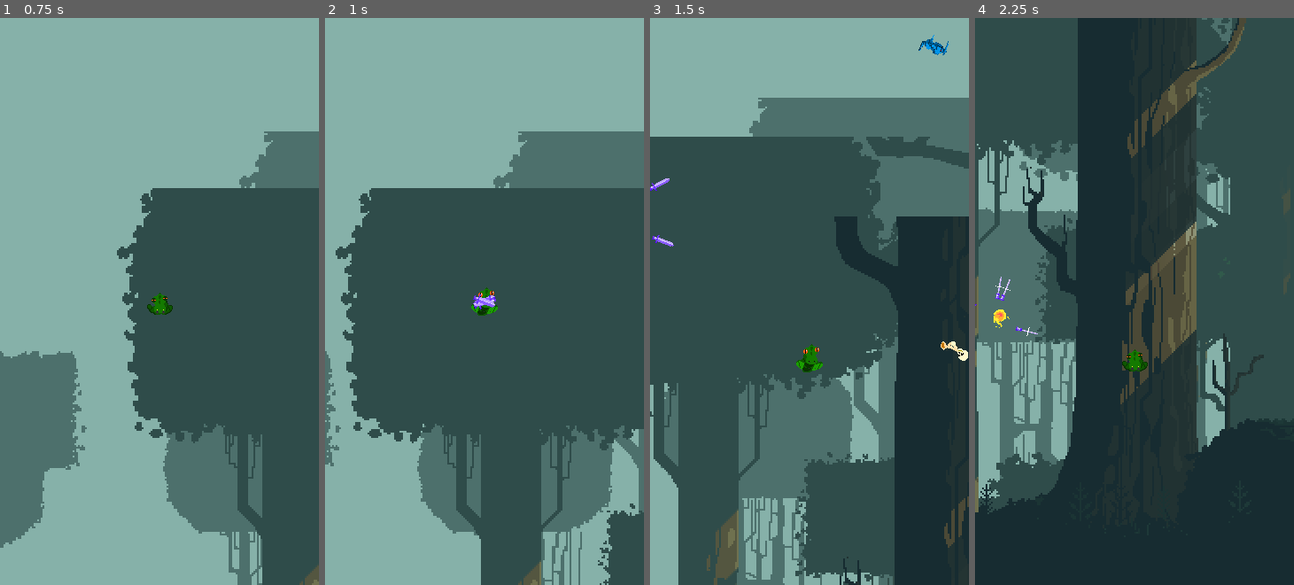
Above: before the commit, frames 1-4 (left to right).
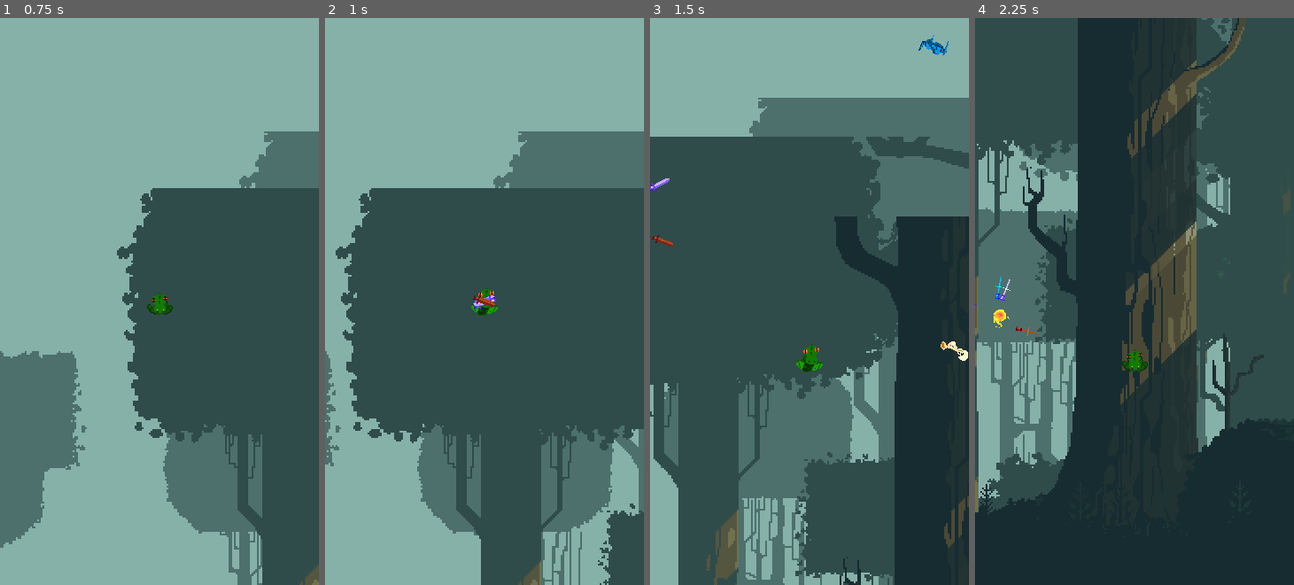
Above: after the commit, the same moments.

Repository: JoonaKhr/DragonSurvival
Game: Godot game, scene res://Scenes/Main.tscn
Same seed, same stepped clock (60 frames per second), same inputs: the game is played once before the commit and once after it.
Inputs (mouse positions are in pixels of both pictures, inside the frame that each line leads up to):
- Up to frame 1 (0.75 s): tap Enter at 0.5 s; move the mouse to (229, 273) at 0.52 s; hold Right (ui_right) from 0.53 s (still down)
- Up to frame 2 (1 s): keep holding Right (ui_right)
- Up to frame 3 (1.5 s): move the mouse to (745, 329) at 1.27 s; release Right (ui_right) at 1.28 s; hold Down (ui_down) from 1.28 s (still down)
- Up to frame 4 (2.25 s): move the mouse to (1166, 176) at 2.02 s; release Down (ui_down) at 2.03 s; hold Right (ui_right) from 2.03 s (still down)

Frame 1 is identical in both runs. In frame 2, less than 0.1% of the frame differs, in the area x 46-54%, y 48-52%; in frame 3, less than 0.1%; in frame 4, less than 0.1%.

Commit message:
There are now elements with double/halve the damage

Diff:
--- a/Scenes/DootEnemy.tscn
+++ b/Scenes/DootEnemy.tscn
@@ -55,6 +55,8 @@
 speed = 15
 currExp = 5
 level = 1
+elementResistance = 1
+elementWeakness = 8
 
 [node name="AnimatedSprite2D" type="AnimatedSprite2D" parent="."]
 scale = Vector2(0.5, 0.5)
--- a/Scenes/KnightEnemy.tscn
+++ b/Scenes/KnightEnemy.tscn
@@ -78,6 +78,8 @@
 damage = 10
 currExp = 15
 level = 1
+elementResistance = 8
+elementWeakness = 1
 
 [node name="AnimatedSprite2D" type="AnimatedSprite2D" parent="."]
 scale = Vector2(0.5, 0.5)
--- a/Scenes/Main.tscn
+++ b/Scenes/Main.tscn
@@ -263,7 +263,7 @@
 enemyScene = ExtResource("2_sg6im")
 knightEnemyScene = ExtResource("3_2m3rw")
 
-[node name="Player" parent="." groups=["player"] instance=ExtResource("2_axruk")]
+[node name="Player" parent="." groups=["Player"] instance=ExtResource("2_axruk")]
 scale = Vector2(0.5, 0.5)
 metadata/_edit_group_ = true
 
--- a/Scripts/BaseCharacter.gd
+++ b/Scripts/BaseCharacter.gd
@@ -6,22 +6,30 @@
 @export var currExp : int;
 @export var expToLevel : float;
 @export var level : int;
+@export_flags("Fire", "Water", "Lightning", "Earth") var elementResistance = 0
+@export_flags("Fire", "Water", "Lightning", "Earth") var elementWeakness = 0
 var weaponList : Dictionary;
 var instancedWeapon
 
-func takeDamage(DamageSource):
-	health -= DamageSource
+func takeDamage(damageSource):
+	if damageSource.elementType == elementResistance:
+		health -= damageSource.damage / 2
+		print("Damage Halved")
+	elif damageSource.elementType == elementWeakness:
+		health -= damageSource.damage * 2
+		print("Damage Doubled")
 	if health <= 0:
 		if self in get_tree().get_nodes_in_group("Enemies"):
-			get_tree().get_nodes_in_group("player")[0].gainExp(self)
+			get_tree().get_nodes_in_group("Player")[0].gainExp(self)
 			queue_free()
 		else:
 			hide()
 
-func shoot(weapon, instance):
+func shoot(weapon, instance, element):
 	if instance not in get_children():
 		instance = weapon.instantiate()
 		instance.position = position
+		instance.elementType = element
 		get_parent().add_child(instance)
 
 func gainExp(source):
@@ -37,10 +45,10 @@
 	print("You got level!")
 	roundf(expToLevel)
 
-func getWeapon(weapon):
+func getWeapon(weapon, element):
 	var timer = Timer.new()
 	instancedWeapon = weapon.instantiate()
-	timer.timeout.connect(shoot.bind(weapon, instancedWeapon))
+	timer.timeout.connect(shoot.bind(weapon, instancedWeapon, element))
 	timer.wait_time = instancedWeapon.getAttackSpeed()
 	add_child(timer)
 	timer.start()
--- a/Scripts/BaseProjectile.gd
+++ b/Scripts/BaseProjectile.gd
@@ -5,7 +5,7 @@
 @export var attackTimer : float;
 @export var multishot : int;
 var velocity
-var elementType
+@export_flags("Fire", "Water", "Lightning", "Earth") var elementType = 0
 
 func getDamage():
     return damage
@@ -16,15 +16,12 @@
 func getAttackSpeed():
     return attackTimer
 
-func getVelocity():
-    return velocity
-
 func getElementType():
     return elementType
 
 func _on_body_entered(body):
     if body in get_tree().get_nodes_in_group("Enemies"):
-        body.takeDamage(damage)
+        body.takeDamage(self)
         queue_free()
 
 #set up bonus damage from player
--- a/Scripts/CharacterController.gd
+++ b/Scripts/CharacterController.gd
@@ -11,11 +11,11 @@
 
 # Called when the node enters the scene tree for the first time.
 func _ready():
-	getWeapon(sword)
-	getWeapon(sword)
-	getWeapon(sword)
-	getWeapon(sword)
-	getWeapon(bullet)
+	getWeapon(sword, 1)
+	getWeapon(sword, 2)
+	getWeapon(sword, 4)
+	getWeapon(sword, 8)
+	getWeapon(bullet, 3)
 	print(expToLevel)
 
 func get_pos():
--- a/Scripts/Enemies/DootEnemy.gd
+++ b/Scripts/Enemies/DootEnemy.gd
@@ -5,7 +5,7 @@
 # Called when the node enters the scene tree for the first time.
 func _ready():
 	$AnimatedSprite2D.play()
-	getWeapon(dootBullet)
+	getWeapon(dootBullet, 0)
 	add_to_group("Enemies")
 
 
--- a/Scripts/Main.gd
+++ b/Scripts/Main.gd
@@ -4,12 +4,14 @@
 @export var knightEnemyScene : PackedScene
 @export var enemySpawnDistance = 400
 var enemies : Array[PackedScene]
-
+var player
 
 # Called when the node enters the scene tree for the first time.
 func _ready():
 	enemies.append(enemyScene)
 	enemies.append(knightEnemyScene)
+	player = get_node("Player")
+	print(player.elementResistance)
 
 
 # Called every frame. 'delta' is the elapsed time since the previous frame.
@@ -20,5 +22,5 @@
 func _on_enemy_timer_timeout():
 	var enemy = enemies.pick_random().instantiate()
 	# Randomise direction of the enemy spawn
-	enemy.position = get_node("Player").position + Vector2(randf_range(-1.0, 1.0), randf_range(-1.0, 1.0)).normalized() * enemySpawnDistance
+	enemy.position = player.position + Vector2(randf_range(-1.0, 1.0), randf_range(-1.0, 1.0)).normalized() * enemySpawnDistance
 	add_child(enemy)
--- a/Scripts/Projectiles/FireballBullet.gd
+++ b/Scripts/Projectiles/FireballBullet.gd
@@ -4,7 +4,7 @@
 func _ready():
 	$AnimatedSprite2D.play()
 	var enemies = get_tree().get_nodes_in_group("Enemies")
-	var player = get_parent().get_node("Player")
+	var player = get_tree().get_nodes_in_group("Player")[0]
 	var nearestEnemy
 	if !enemies.is_empty():
 		nearestEnemy = enemies[0]
@@ -18,3 +18,6 @@
 func _process(delta):
 	velocity = transform.x * 1 * projectileSpeed
 	position += velocity * delta
+
+
+# Make generic damage type bullets with modulation
--- a/Scripts/Projectiles/SwordBullet.gd
+++ b/Scripts/Projectiles/SwordBullet.gd
@@ -2,6 +2,10 @@
 
 # Called when the node enters the scene tree for the first time.
 func _ready():
+	if elementType == 2:
+		modulate = Color(0, 1, 1)
+	if elementType == 8:
+		$AnimatedSprite2D.modulate = Color(0.9, 0.4, 0.1)
 	$AnimatedSprite2D.play()
 	var enemies = get_tree().get_nodes_in_group("Enemies")
 	if enemies:
